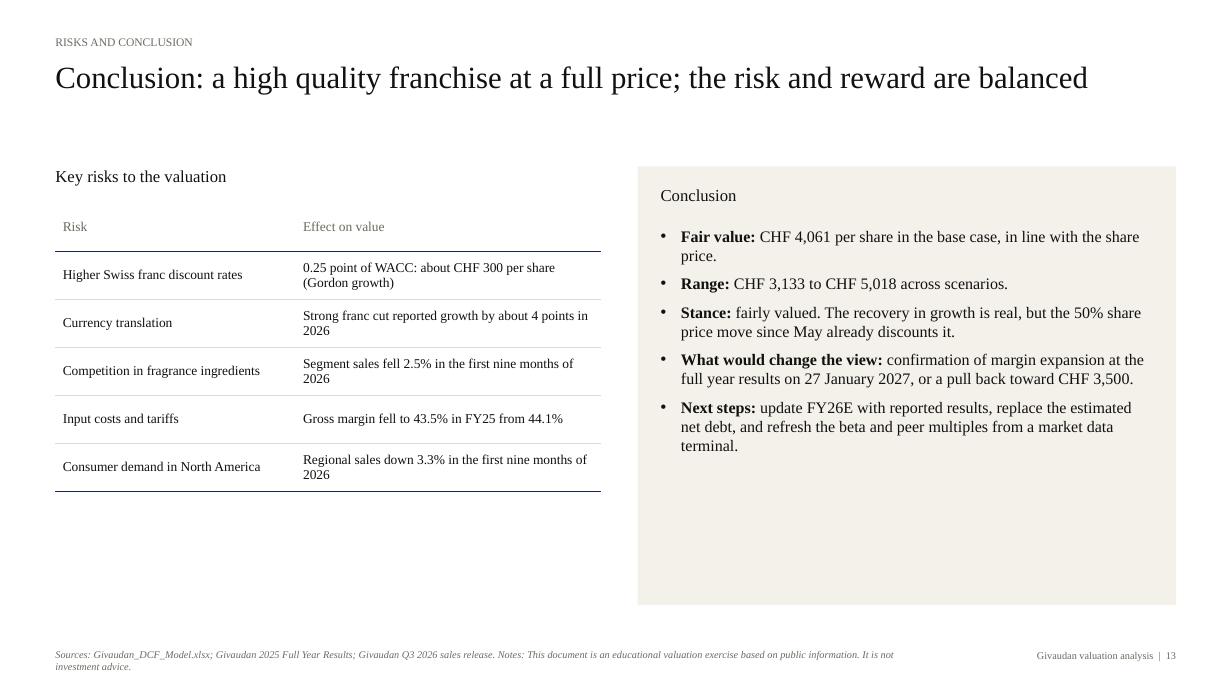
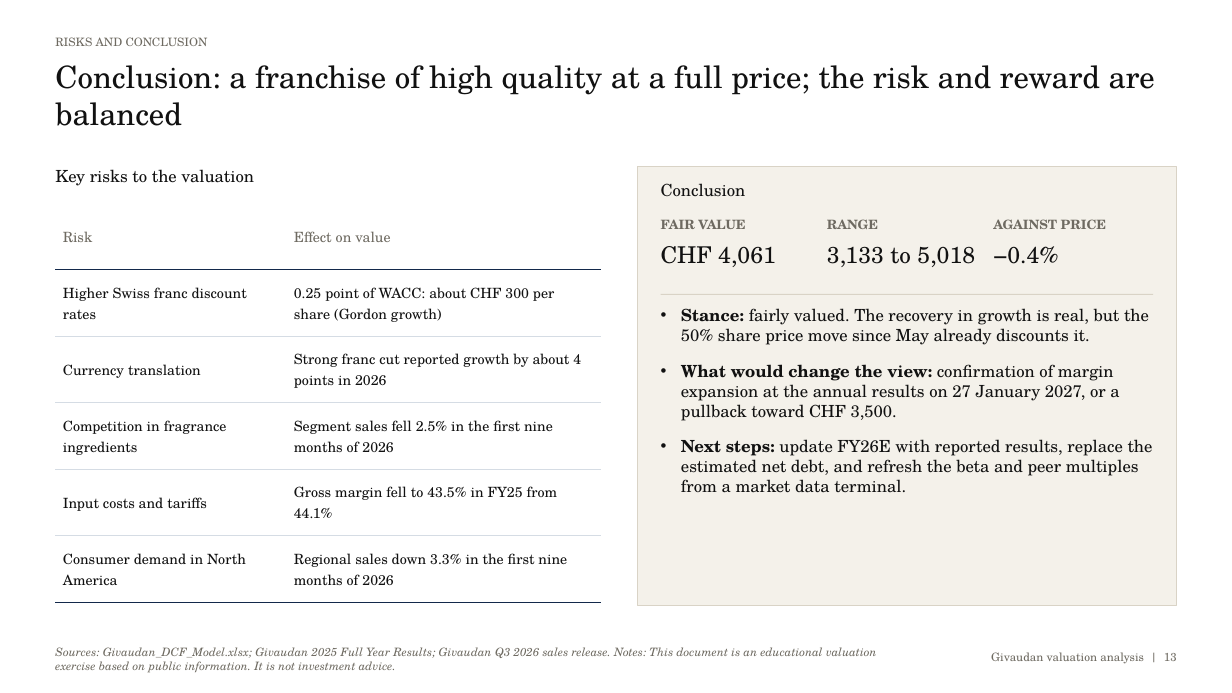
Before and after one commit to pascalielric/financelab, a slide deck: slide 13 of downloads/Givaudan_Valuation_Deck.pptx. Drawn at 1232x693 pixels with LibreOffice and Linux fonts; fonts in the diff are those of the drawing. Boxes give left, top, right and bottom in pixels: in the first picture for what was removed or moved away, otherwise in the second. Text is boxed around its words. In the diff, an @@ line names an element or a change of style, - is before the commit and + after.

```diff
--- a/downloads/Givaudan_Valuation_Deck.pptx
+++ b/downloads/Givaudan_Valuation_Deck.pptx
@@ text at bbox=[55, 65, 1155, 126]: text changed; font Times New Roman to TeX Gyre Schola @@
-Conclusion: a high quality franchise at a full price; the risk and reward are balanced
+Conclusion: a franchise of high quality at a full price; the risk and reward are balanced
@@ rectangle at bbox=[638, 166, 1177, 605]: outline none to #D9D3C6 0.75 pt @@
@@ table at bbox=[55, 203, 601, 603] @@
@@ size 10.5 to 11 pt, font Times New Roman to TeX Gyre Schola @@
@@ font Times New Roman to TeX Gyre Schola in 3 elements at bbox=[55, 37, 208, 46], bbox=[55, 169, 254, 186], bbox=[661, 183, 746, 197] @@
@@ text added at bbox=[661, 219, 745, 229], 10 pt, text #6E6A61, bold @@
+FAIR VALUE
@@ text added at bbox=[827, 219, 878, 229], 10 pt, text #6E6A61, bold @@
+RANGE
@@ text added at bbox=[993, 219, 1106, 229], 10 pt, text #6E6A61, bold @@
+AGAINST PRICE
@@ text added at bbox=[661, 246, 776, 267], 18 pt, text #111111 @@
+CHF 4,061
@@ text added at bbox=[827, 246, 975, 267], 18 pt, text #111111 @@
+3,133 to 5,018
@@ text added at bbox=[993, 246, 1058, 264], 18 pt, text #111111 @@
+−0.4%
@@ rectangle added at bbox=[661, 294, 1153, 295], fill #D9D3C6 @@
@@ text at bbox=[681, 308, 1153, 493]: paragraphs removed @@
-• Fair value: CHF 4,061 per share in the base case, in line with the share price.
-• Range: CHF 3,133 to CHF 5,018 across scenarios.
@@ text at bbox=[681, 308, 1153, 493]: size 12.5 to 13 pt, font Times New Roman to TeX Gyre Schola in "Stance: fairly valued. The recovery in growth ...", "Next steps: update FY26E with reported results, ..."; more space between paragraphs @@
@@ text at bbox=[681, 364, 1119, 421]: text changed; size 12.5 to 13 pt; font Times New Roman to TeX Gyre Schola @@
-• What would change the view: confirmation of margin expansion at the full year results on 27 January 2027, or a pull back toward CHF 3,500.
+• What would change the view: confirmation of margin expansion at the annual results on 27 January 2027, or a pullback toward CHF 3,500.
@@ text "Sources: Givaudan_DCF_Model.xlsx; Givaudan 2025 Full ..." at bbox=[55, 647, 877, 673]: size 8 to 9 pt, font Times New Roman to TeX Gyre Schola @@
@@ text "Givaudan valuation analysis | 13" at bbox=[991, 652, 1177, 664]: size 8 to 9 pt, font Times New Roman to TeX Gyre Schola @@
```
Also in this commit, not shown: 13 other slides changed, 11 other files.
